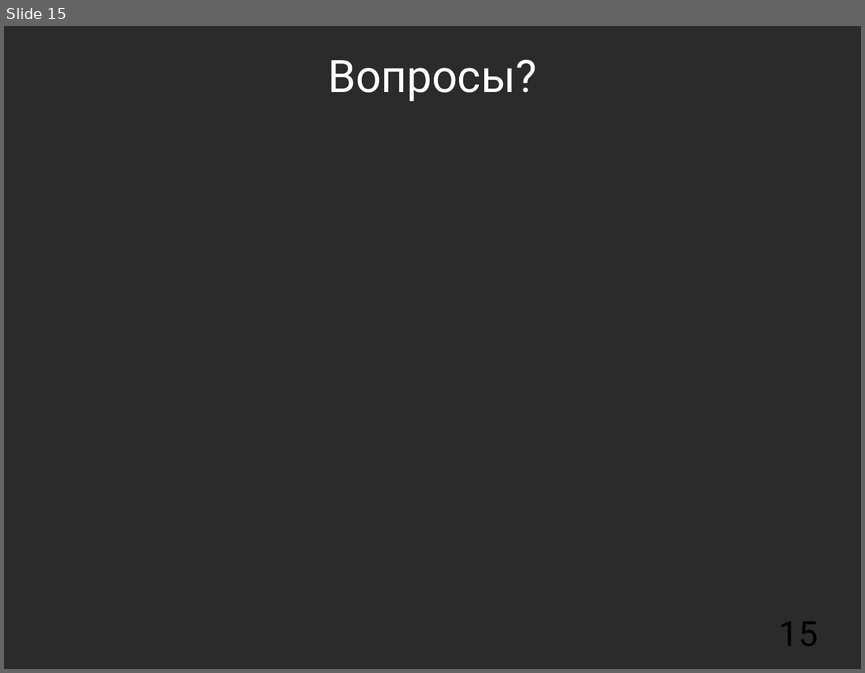
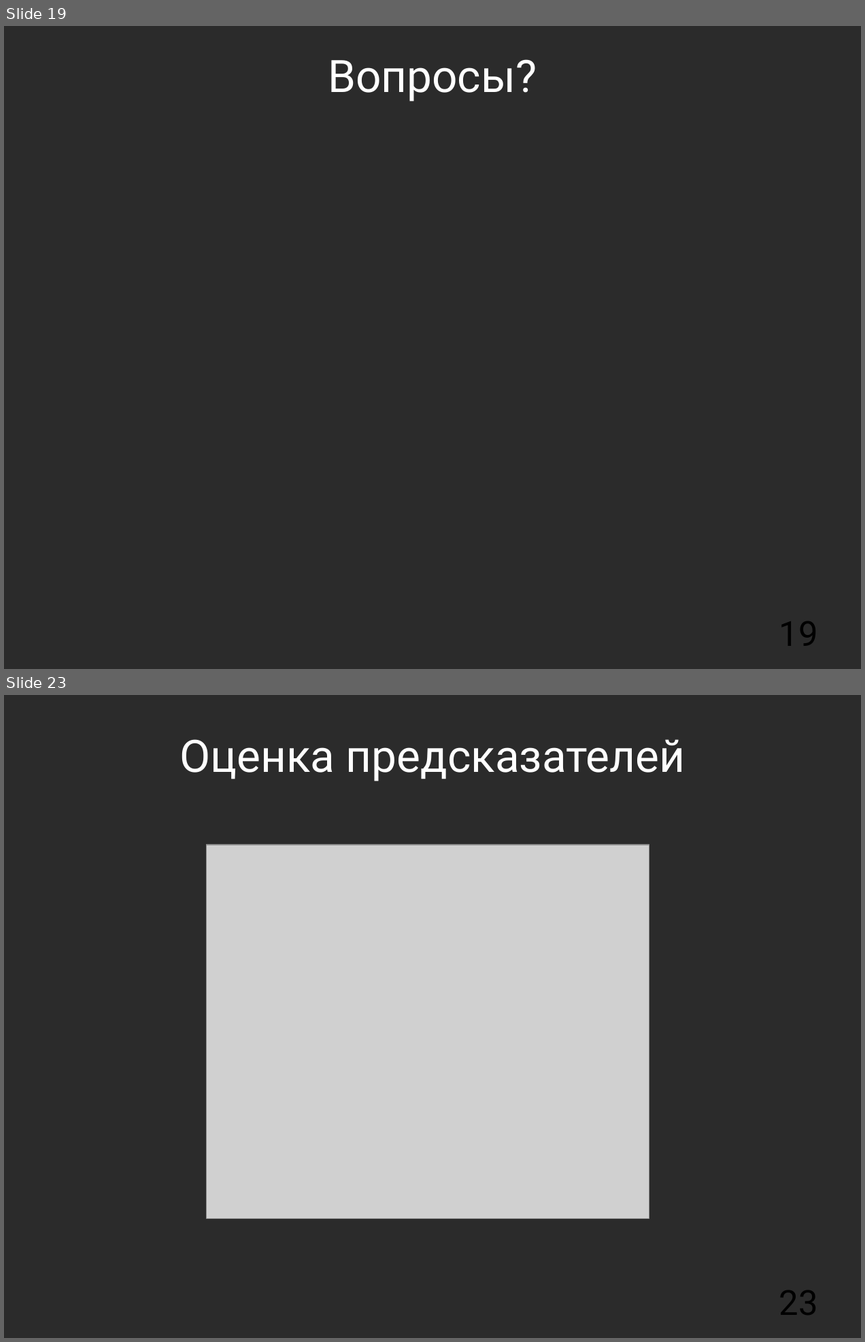
Before and after one commit to mkpankov/adaptor, a slide deck: diploma/defense/keynote.odp. Shown one above the other, each under a label of ours: slide 15 before the commit, slides 19 and 23 after it; the slides between them are not shown. The pictures are 865x673 and 865x1342 pixels, drawn with LibreOffice and Linux fonts; fonts in the diff are those of the drawing; grey boxes stand for pictures; background and template pictures are left out; a plain dark background stands for a picture behind light text. Boxes give left, top, right and bottom in pixels: in the first picture for what was removed or moved away, otherwise in the second. Text is boxed around its words. In the diff, an @@ line names an element or a change of style, - is before the commit and + after.

```diff
--- a/diploma/defense/keynote.odp
+++ b/diploma/defense/keynote.odp
@@ slide 23 added at box(4, 695, 861, 1338), background picture (left out) @@
@@ title added at box(180, 739, 685, 781), 41.4 pt, text #FFFFFF @@
+Оценка предсказателей
@@ picture added at box(206, 845, 649, 1218) @@
@@ page number added at box(779, 1290, 818, 1314), 32 pt, text #000000 @@
+23
@@ what was slide 15 is now slide 19 @@
@@ page number at box(779, 621, 818, 645): text changed @@
-15
+19
```
Also in this commit, not shown: 5 slides changed, 8 other slides added, 2 slides removed.
